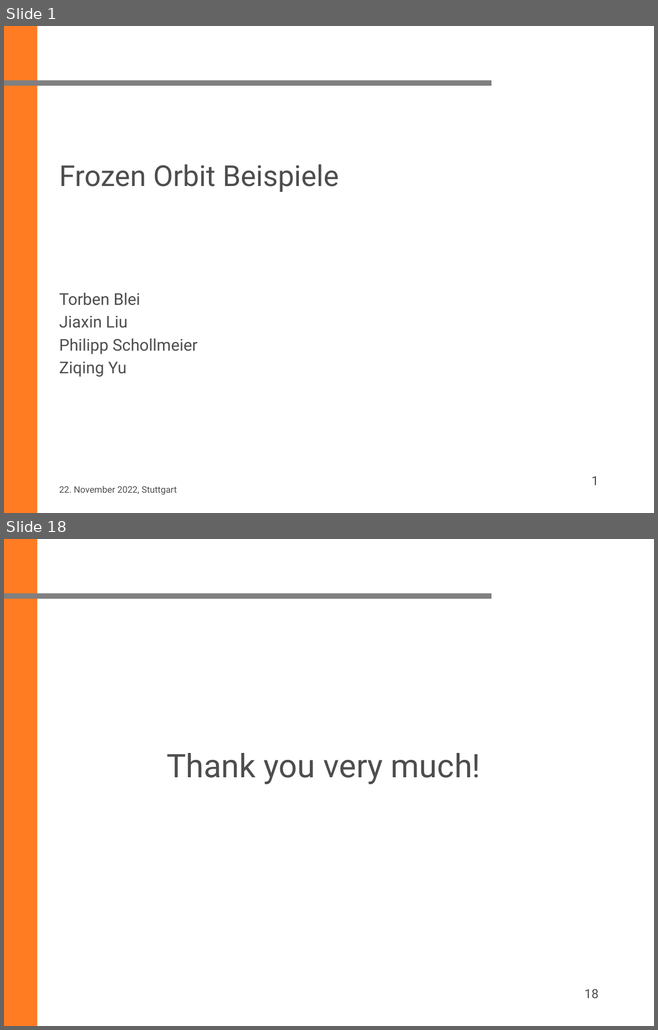
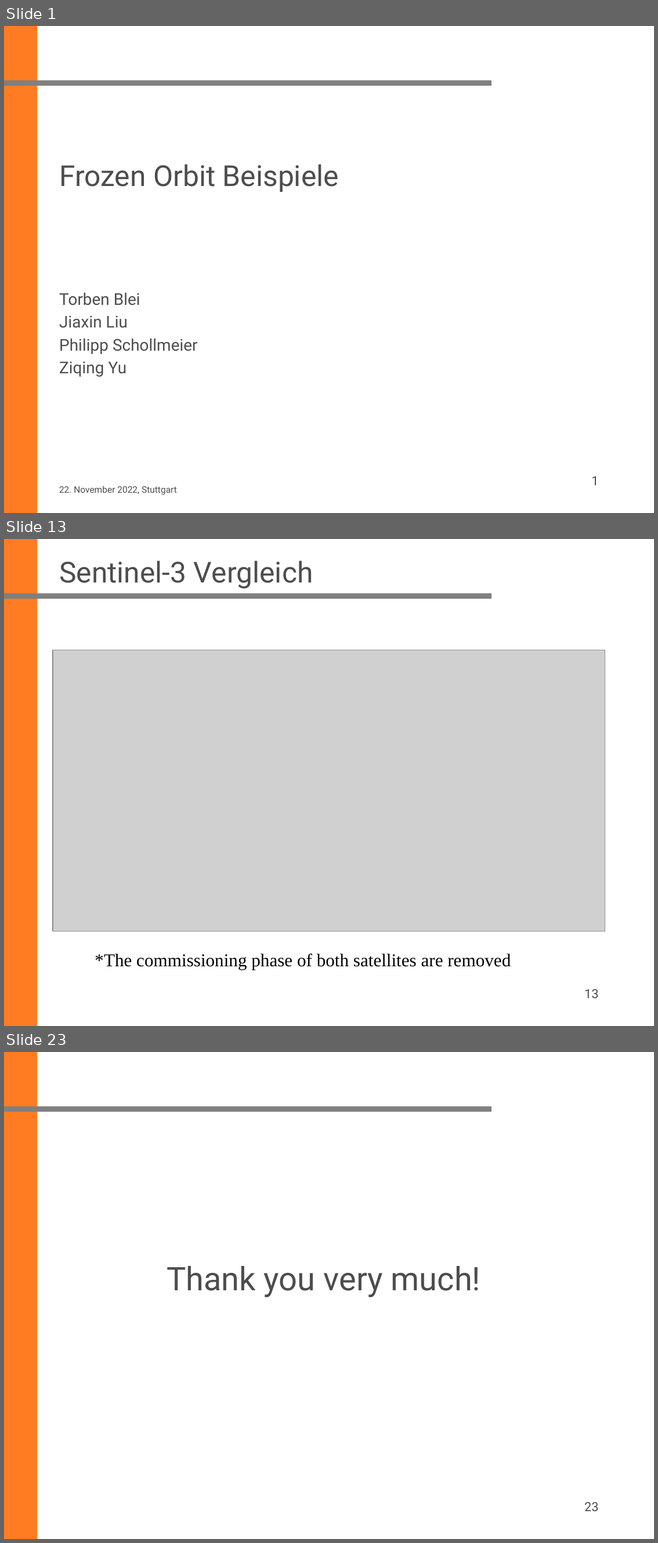
Before and after one commit to ziqing97/Seminar-Aktuelle-Geodaetische-Satelliten-missionen, a slide deck: Presentation/frozen_orbit1.pptx. Shown one above the other, each under a label of ours: slides 1 and 18 before the commit, slides 1, 13 and 23 after it; the slides between them are not shown. The pictures are 658x1030 and 658x1543 pixels, drawn with LibreOffice and Linux fonts; fonts in the diff are those of the drawing; grey boxes stand for pictures; background and template pictures are left out. Boxes give left, top, right and bottom in pixels: in the first picture for what was removed or moved away, otherwise in the second. Text is boxed around its words. In the diff, an @@ line names an element or a change of style, - is before the commit and + after.

```diff
--- a/Presentation/frozen_orbit1.pptx
+++ b/Presentation/frozen_orbit1.pptx
@@ slide 13 added at (x1=4, y1=539, x2=654, y2=1026), background #FFFFFF; not listed: 2 template elements that a slide beside it also shows @@
@@ title added at (x1=59, y1=560, x2=313, y2=589), 32 pt, text #4D4D4D @@
+Sentinel-3 Vergleich
@@ picture added at (x1=53, y1=650, x2=605, y2=931) @@
@@ text added at (x1=94, y1=954, x2=510, y2=970), 20 pt, text #000000 @@
+*The commissioning phase of both satellites are removed
@@ page number added at (x1=584, y1=989, x2=598, y2=998), 14 pt, text #4D4D4D @@
+13
@@ what was slide 18 is now slide 23 @@
@@ page number at (x1=584, y1=1502, x2=598, y2=1511): text changed @@
-18
+23
```
Also in this commit, not shown: 16 slides changed, 4 other slides added, 2 other files.
